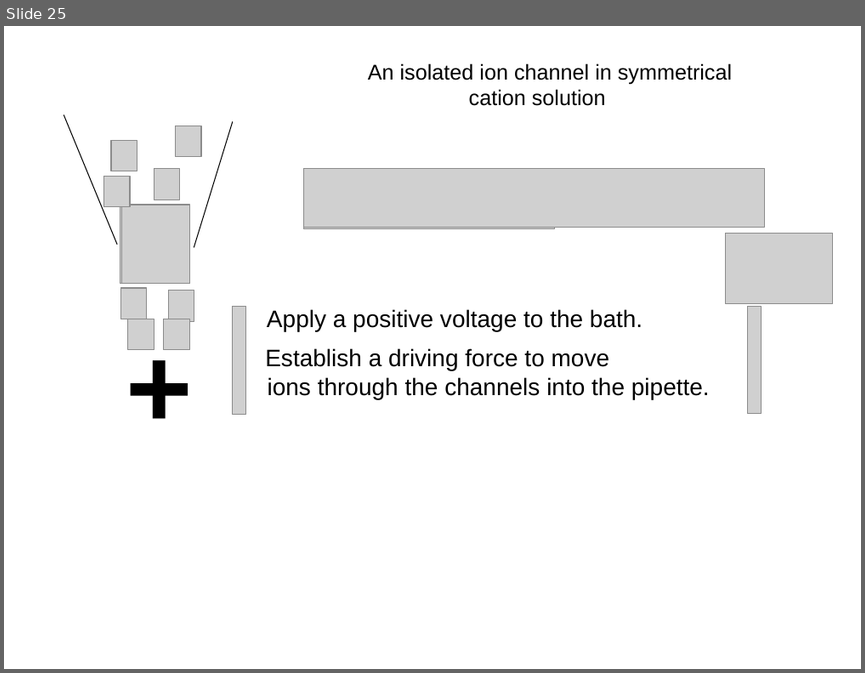
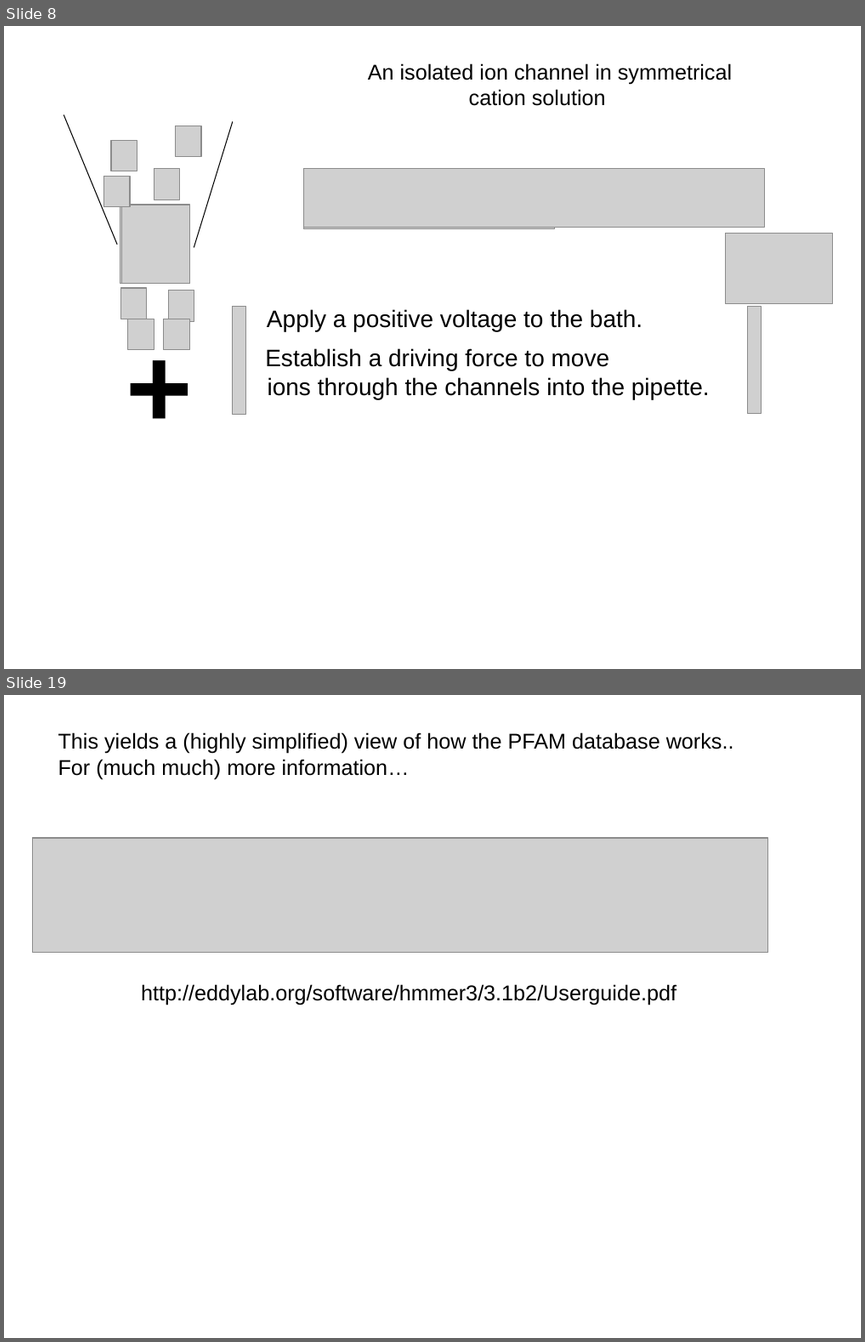
Before and after one commit to afodor/afodor.github.io, a slide deck: classes/stats2016/Lecture26.ppt. Shown one above the other, each under a label of ours: slide 25 before the commit, slides 8 and 19 after it; the slides between them are not shown. The pictures are 865x673 and 865x1342 pixels, drawn with LibreOffice and Linux fonts; fonts in the diff are those of the drawing; grey boxes stand for pictures. Boxes give left, top, right and bottom in pixels: in the first picture for what was removed or moved away, otherwise in the second. Text is boxed around its words. In the diff, an @@ line names an element or a change of style, - is before the commit and + after.

```diff
--- a/classes/stats2016/Lecture26.ppt
+++ b/classes/stats2016/Lecture26.ppt
@@ slide 19 added at (x1=4, y1=695, x2=861, y2=1338), background #FFFFFF @@
@@ text added at (x1=58, y1=732, x2=734, y2=779), 18 pt, text #000000 @@
+This yields a (highly simplified) view of how the PFAM database works..
+For (much much) more information…
@@ picture added at (x1=32, y1=838, x2=767, y2=952) @@
@@ text added at (x1=141, y1=984, x2=676, y2=1004), 18 pt, text #000000 @@
+http://eddylab.org/software/hmmer3/3.1b2/Userguide.pdf
@@ what was slide 25 is now slide 8 @@
```
Also in this commit, not shown: 5 slides changed, 17 other slides added, 21 slides removed.
